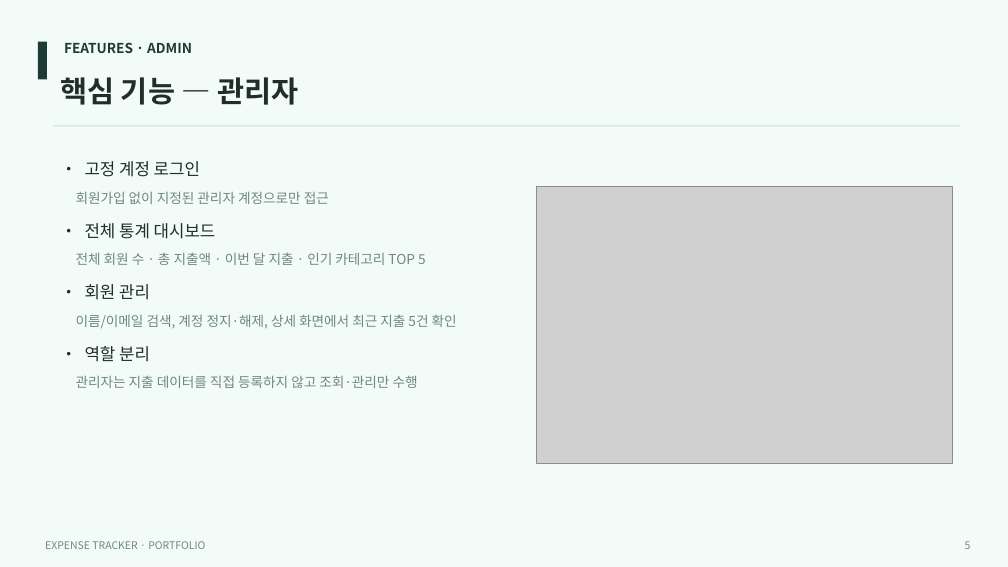
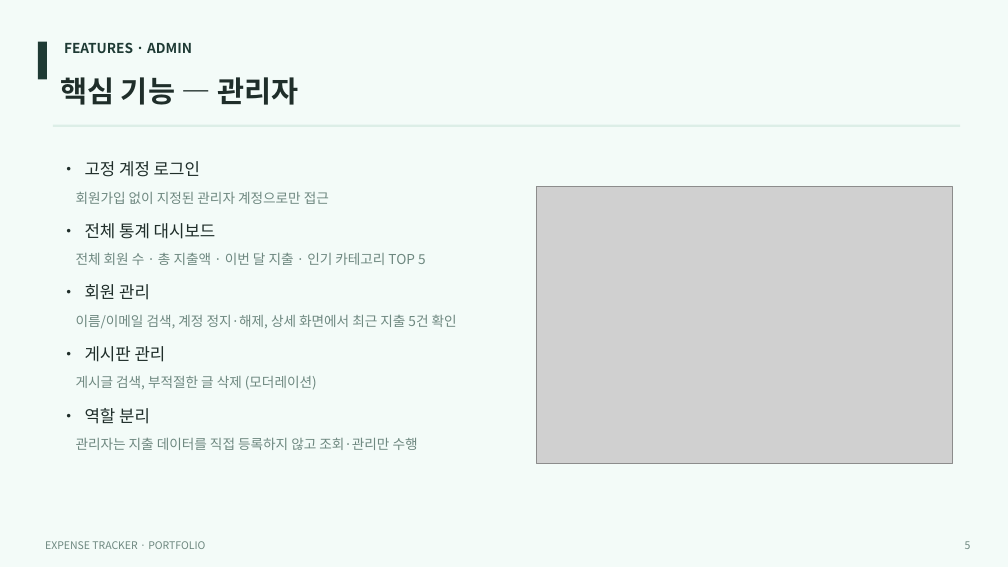
Before and after one commit to DavidLee534/expense-tracker, a slide deck: slide 5 of portfolio/expense-tracker-portfolio.pptx. Drawn at 1008x567 pixels with LibreOffice and Linux fonts; fonts in the diff are those of the drawing; grey boxes stand for pictures. Boxes give left, top, right and bottom in pixels: in the first picture for what was removed or moved away, otherwise in the second. Text is boxed around its words. In the diff, an @@ line names an element or a change of style, - is before the commit and + after.

```diff
--- a/portfolio/expense-tracker-portfolio.pptx
+++ b/portfolio/expense-tracker-portfolio.pptx
@@ text at bbox=[76, 346, 317, 390]: paragraphs added @@
+• 게시판 관리
+게시글 검색, 부적절한 글 삭제 (모더레이션)
```
Also in this commit, not shown: 1 other slide changed.
